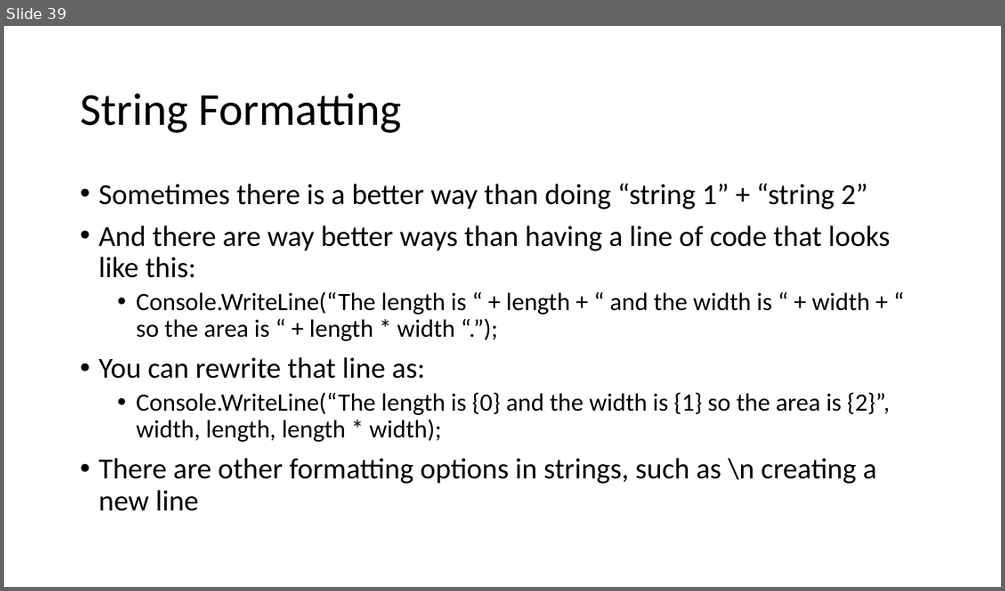
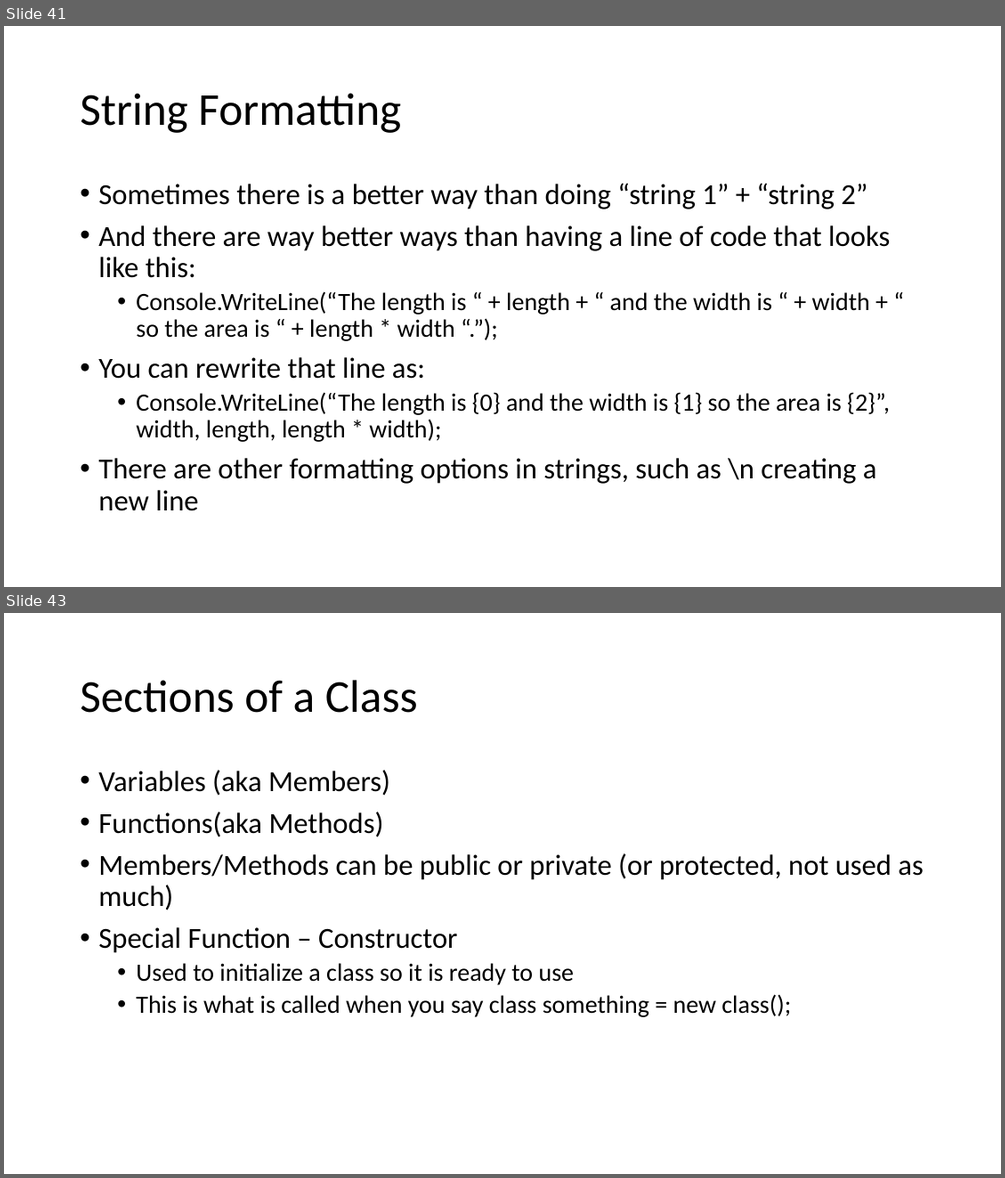
Before and after one commit to uugengiven/academypgh, a slide deck: Code/Slides/Academy PGH 1.1.pptx. Shown one above the other, each under a label of ours: slide 39 before the commit, slides 41 and 43 after it; the slides between them are not shown. The pictures are 1005x591 and 1005x1178 pixels, drawn with LibreOffice and Linux fonts; fonts in the diff are those of the drawing. Boxes give left, top, right and bottom in pixels: in the first picture for what was removed or moved away, otherwise in the second. Text is boxed around its words. In the diff, an @@ line names an element or a change of style, - is before the commit and + after.

```diff
--- a/Code/Slides/Academy PGH 1.1.pptx
+++ b/Code/Slides/Academy PGH 1.1.pptx
@@ slide 43 added at <box>4,613,1001,1174</box>, background #FFFFFF @@
@@ title added at <box>80,680,418,713</box>, 44 pt, text #000000 @@
+Sections of a Class
@@ text added at <box>98,770,922,1017</box>, 28 pt, text #000000 @@
+• Variables (aka Members)
+• Functions(aka Methods)
+• Members/Methods can be public or private (or protected, not used as much)
+• Special Function – Constructor
+  • Used to initialize a class so it is ready to use
+  • This is what is called when you say class something = new class();
@@ what was slide 39 is now slide 41 @@
```
Also in this commit, not shown: 3 slides changed, 6 other slides added.
